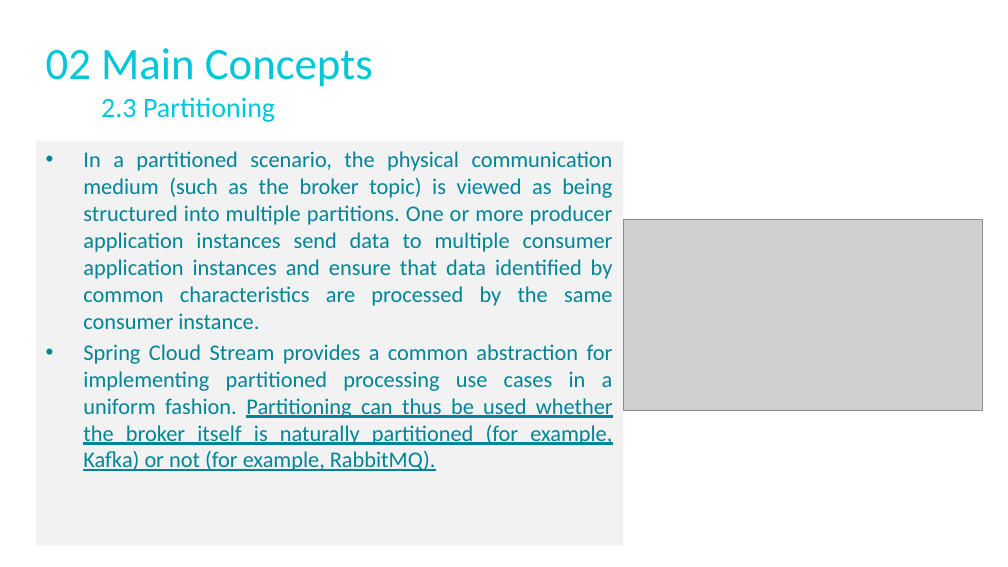
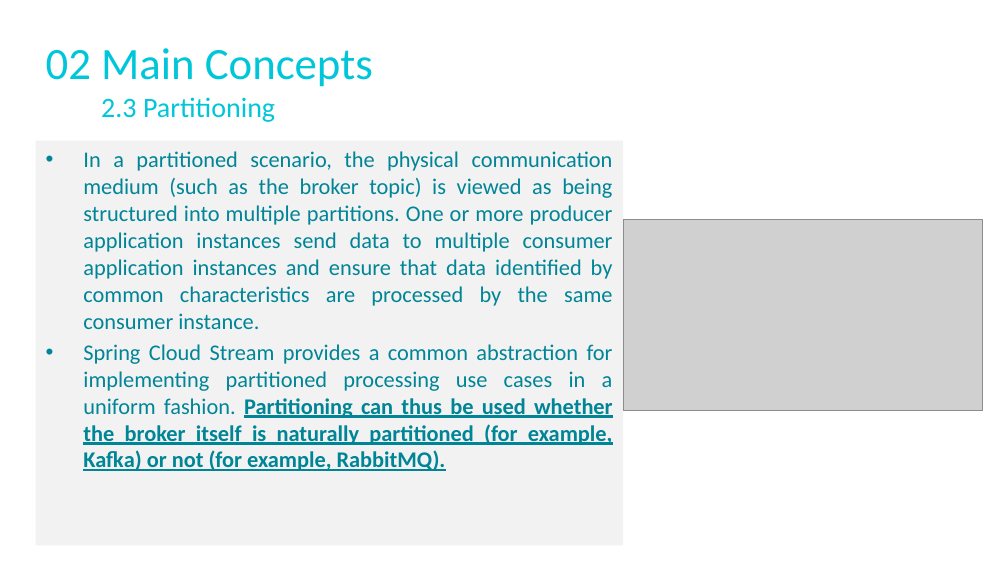
Before and after one commit to aslanshemilov/cto-spring-webflux-training, a slide deck: slide 12 of presentations/05-spring-integrations.pptx. Drawn at 1008x567 pixels with LibreOffice and Linux fonts; fonts in the diff are those of the drawing; grey boxes stand for pictures. Boxes give left, top, right and bottom in pixels: in the first picture for what was removed or moved away, otherwise in the second. Text is boxed around its words. In the diff, an @@ line names an element or a change of style, - is before the commit and + after.

```diff
--- a/presentations/05-spring-integrations.pptx
+++ b/presentations/05-spring-integrations.pptx
@@ text at box(83, 344, 613, 471): bold on in "Partitioning can thus be used whether the ..." @@
```
Also in this commit, not shown: 4 other slides changed.
